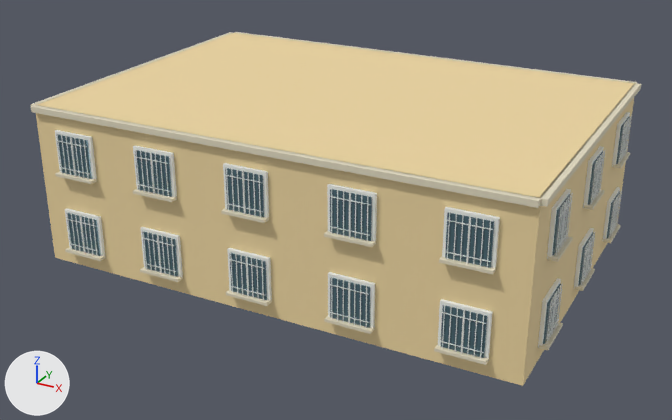
Before and after pictures for a commit that changed the glTF model webapp/public/assets/tirana-streets/neighbourhood/njesia-2.glb.
Camera for both pictures: a 50 mm lens placed at (18.6, -32.4, 18.4), pointed at (0.4, 0.6, 1.9). Lighting does not change. The marker at lower left points along +X, +Y and +Z. The picture after the commit comes second. Where no turn or scale is listed for an object, it has been applied to the vertices. Vertices at exactly the same position are counted once.

The older version as bpy lines, for what is in view:
```python
me_njesia_2_cream = bpy.data.meshes.new('njesia-2 cream')
me_njesia_2_cream.from_pydata(...)  # 296 vertices, 444 faces; spans x -10.6..11.6, y -6.5..9.5, z 0.7..7.0
me_njesia_2_cream.materials.append(mat_warm_limestone_trim)  # pale yellow #e2dac0
me_njesia_2_white = bpy.data.meshes.new('njesia-2 white')
me_njesia_2_white.from_pydata(...)  # 2816 vertices, 4224 faces; spans x -10.5..11.5, y -6.4..9.3, z 0.7..6.1
me_njesia_2_white.materials.append(mat_painted_white_trim)  # white #f1f3ef
me_njesia_2_yellow = bpy.data.meshes.new('njesia-2 yellow')
me_njesia_2_yellow.from_pydata(...)  # 10 vertices, 16 faces; spans x -10.3..11.2, y -6.1..9.1, z 0.0..7.0
me_njesia_2_yellow.materials.append(mat_municipality_yellow)  # beige #efd7a2
ob_njesia_2_cream = bpy.data.objects.new('njesia-2 cream', me_njesia_2_cream)
ob_njesia_2_cream.location = (0.0, 0.0, 0.0)
ob_njesia_2_white = bpy.data.objects.new('njesia-2 white', me_njesia_2_white)
ob_njesia_2_white.location = (0.0, 0.0, 0.0)
ob_njesia_2_yellow = bpy.data.objects.new('njesia-2 yellow', me_njesia_2_yellow)
ob_njesia_2_yellow.location = (0.0, 0.0, 0.0)
# also in view: 'njesia-2 glass' at (0.5, 1.5, 3.4)
```
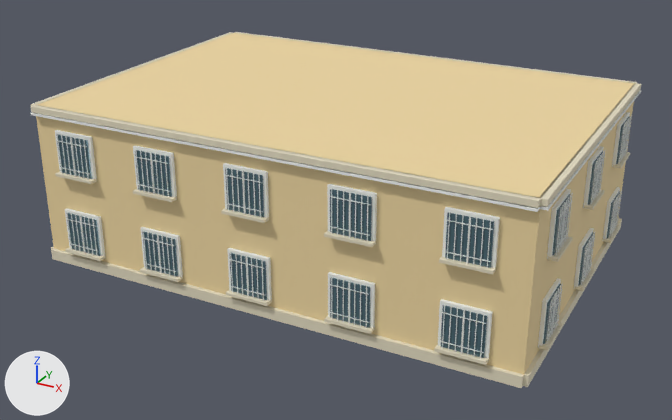
Where the change shows, as pixel boxes (x1, y1, x2, y2) in the pictures (672 x 420 px):
'njesia-2 cream', reshaped (7% taller)
    before: (31, 32, 641, 365)
    after: (31, 32, 641, 388)
'njesia-2 white', reshaped (9% taller)
    before: (55, 112, 632, 359)
    after: (31, 90, 641, 359)
part 1 of me_njesia_2_cream, added (pale yellow)
    after: (51, 248, 205, 301)
part 2 of me_njesia_2_cream, added
    after: (203, 289, 524, 388)
part 3 of me_njesia_2_cream, added
    after: (523, 218, 622, 387)
part 4 of me_njesia_2_white, added
    after: (31, 112, 193, 146)
part 5 of me_njesia_2_white, added
    after: (192, 143, 540, 212)
part 6 of me_njesia_2_white, added
    after: (540, 90, 641, 211)

What changed in the scene script:
```text
Change me_njesia_2_cream:
    used by ob_njesia_2_cream; location = (0.0, 0.0, 0.0)
    remove me_njesia_2_cream.from_pydata(...)  # 296 vertices, 444 faces; spans x -10.6..11.6, y -6.5..9.5, z 0.7..7.0
    add me_njesia_2_cream.from_pydata(...)  # 336 vertices, 504 faces; spans x -10.6..11.6, y -6.5..9.5, z 0.0..7.0
    me_njesia_2_cream part 1: the loose piece of 8 vertices spanning x -4.9..-3.0, y -6.4..-6.0, z 0.7..0.8 is copied, and the copy is scaled about its middle by (4.24, 0.58, 3.83), then moved by (-2.0, 0.1, -0.5); it spans x -10.0..-1.9, y -6.3..-5.9, z 0.0..0.5
    me_njesia_2_cream part 2: the loose piece of 8 vertices spanning x -1.9..11.3, y -6.2..-5.6, z 6.8..7.0 is copied, and the copy is scaled about its middle by (1, 0.815, 1.92), then moved by (0.0, 0.0, -6.7); it spans x -1.9..11.3, y -6.1..-5.7, z 0.0..0.5
    me_njesia_2_cream part 3: the loose piece of 8 vertices spanning x 10.9..11.5, y -5.7..9.1, z 6.8..7.0 is copied, and the copy is scaled about its middle by (0.834, 1, 1.92), then moved by (0.0, 0.0, -6.7); it spans x 10.9..11.4, y -5.7..9.1, z 0.0..0.5
    other edits to the shape of me_njesia_2_cream do not show in these pictures
Change me_njesia_2_white:
    used by ob_njesia_2_white; location = (0.0, 0.0, 0.0)
    remove me_njesia_2_white.from_pydata(...)  # 2816 vertices, 4224 faces; spans x -10.5..11.5, y -6.4..9.3, z 0.7..6.1
    add me_njesia_2_white.from_pydata(...)  # 2856 vertices, 4284 faces; spans x -10.5..11.5, y -6.4..9.3, z 0.7..6.7
    me_njesia_2_white part 4: the loose piece of 8 vertices spanning x -7.3..-7.2, y -6.3, z 4.2..6.1 is copied, and the copy is scaled about its middle by (322, 12.1, 0.0432), then moved by (1.3, 0.2, 1.5); it spans x -10.0..-1.9, y -6.4..-5.8, z 6.6..6.7
    me_njesia_2_white part 5: the loose piece of 8 vertices spanning x 3.9..5.5, y -6.1..-6.0, z 5.7 is copied, and the copy is scaled about its middle by (8.24, 9.95, 3.2), then moved by (0.0, 0.2, 0.9); it spans x -1.9..11.3, y -6.2..-5.6, z 6.6..6.7
    me_njesia_2_white part 6: the loose piece of 8 vertices spanning x 11.3..11.4, y 0.9..2.5, z 5.7 is copied, and the copy is scaled about its middle by (10.5, 9.23, 3.2), then moved by (-0.2, 0.0, 0.9); it spans x 10.8..11.5, y -5.7..9.1, z 6.6..6.7
    other edits to the shape of me_njesia_2_white do not show in these pictures
```
